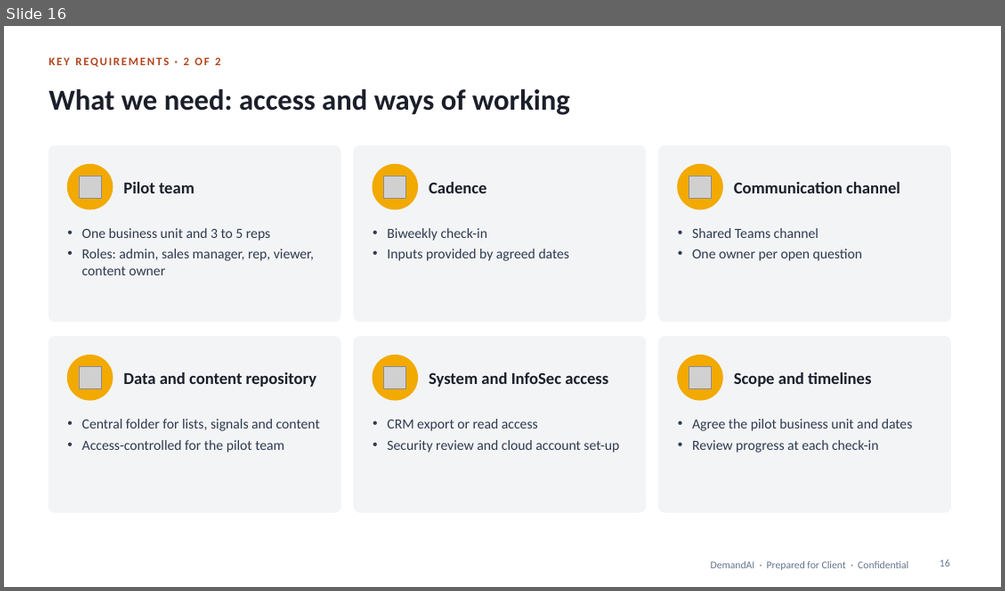
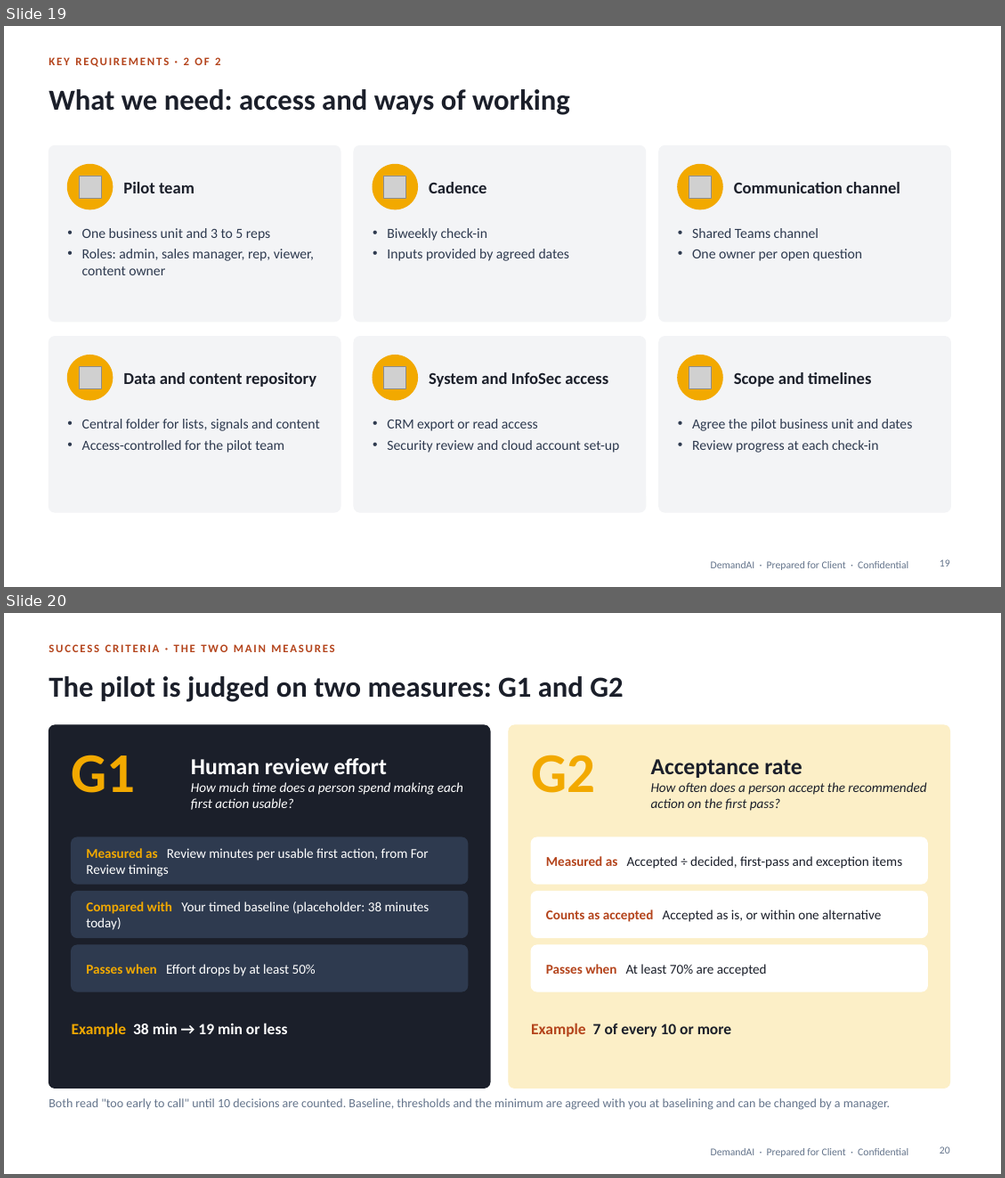
Before and after one commit to shantanusharma-commits/Demand-AI---POC, a slide deck: proposal/DemandAI_Pilot_Proposal.pptx. Shown one above the other, each under a label of ours: slide 16 before the commit, slides 19 and 20 after it. The pictures are 1005x591 and 1005x1178 pixels, drawn with LibreOffice and Linux fonts; fonts in the diff are those of the drawing; grey boxes stand for pictures. Boxes give left, top, right and bottom in pixels: in the first picture for what was removed or moved away, otherwise in the second. Text is boxed around its words. In the diff, an @@ line names an element or a change of style, - is before the commit and + after.

```diff
--- a/proposal/DemandAI_Pilot_Proposal.pptx
+++ b/proposal/DemandAI_Pilot_Proposal.pptx
@@ slide 20 added at <box>4,613,1001,1174</box>, background #FFFFFF; not listed: 1 template element that a slide beside it also shows @@
@@ text added at <box>48,644,334,652</box>, 11 pt, text #B4441C, bold @@
+SUCCESS CRITERIA · THE TWO MAIN MEASURES
@@ title added at <box>48,676,623,702</box>, 28 pt, text #1B1F2A, bold @@
+The pilot is judged on two measures: G1 and G2
@@ rounded rectangle added at <box>48,725,490,1088</box>, fill #1B1F2A, outline #1B1F2A 1 pt @@
@@ rounded rectangle added at <box>509,725,950,1088</box>, fill #FCEFC7, outline #FCEFC7 1 pt @@
@@ text added at <box>72,755,136,793</box>, 54 pt, text #F2A900, bold @@
+G1
@@ text added at <box>191,758,463,810</box>, 13 pt, text #FFFFFF, italic @@
+Human review effort
+How much time does a person spend making each first action usable?
@@ text added at <box>531,755,595,793</box>, 54 pt, text #F2A900, bold @@
+G2
@@ text added at <box>651,759,926,811</box>, 13 pt, text #1B1F2A, italic @@
+Acceptance rate
+How often does a person accept the recommended action on the first pass?
@@ rounded rectangle added at <box>72,837,468,884</box>, fill #2E3A4F, outline #2E3A4F 1 pt @@
@@ text added at <box>86,848,429,876</box>, 13 pt, text #FFFFFF @@
+Measured as Review minutes per usable first action, from For Review timings
@@ rounded rectangle added at <box>531,837,928,884</box>, fill #FFFFFF, outline #FFFFFF 1 pt @@
@@ text added at <box>546,856,902,868</box>, 13 pt, text #1B1F2A @@
+Measured as Accepted ÷ decided, first-pass and exception items
@@ rounded rectangle added at <box>72,892,468,938</box>, fill #2E3A4F, outline #2E3A4F 1 pt @@
@@ text added at <box>86,901,429,930</box>, 13 pt, text #FFFFFF @@
+Compared with Your timed baseline (placeholder: 38 minutes today)
@@ rounded rectangle added at <box>531,892,928,938</box>, fill #FFFFFF, outline #FFFFFF 1 pt @@
@@ text added at <box>546,909,881,922</box>, 13 pt, text #1B1F2A @@
+Counts as accepted Accepted as is, or within one alternative
@@ rounded rectangle added at <box>72,945,468,991</box>, fill #2E3A4F, outline #2E3A4F 1 pt @@
@@ rounded rectangle added at <box>531,945,928,991</box>, fill #FFFFFF, outline #FFFFFF 1 pt @@
@@ text added at <box>86,964,316,976</box>, 13 pt, text #FFFFFF @@
+Passes when Effort drops by at least 50%
@@ text added at <box>546,964,767,976</box>, 13 pt, text #1B1F2A @@
+Passes when At least 70% are accepted
@@ text added at <box>72,1022,287,1037</box>, 15 pt, text #FFFFFF, bold @@
+Example 38 min → 19 min or less
@@ text added at <box>531,1022,731,1037</box>, 15 pt, text #1B1F2A, bold @@
+Example 7 of every 10 or more
@@ text added at <box>48,1098,890,1110</box>, 12 pt, text #64748B @@
+Both read "too early to call" until 10 decisions are counted. Baseline, thresholds and the minimum are agreed with you at baselining and can be changed by a manager.
@@ page number added at <box>939,1146,950,1153</box>, 10 pt, text #64748B @@
+20
@@ what was slide 16 is now slide 19 @@
```
Also in this commit, not shown: 12 slides changed, 4 other slides added, 2 slides removed, 1 other file.
